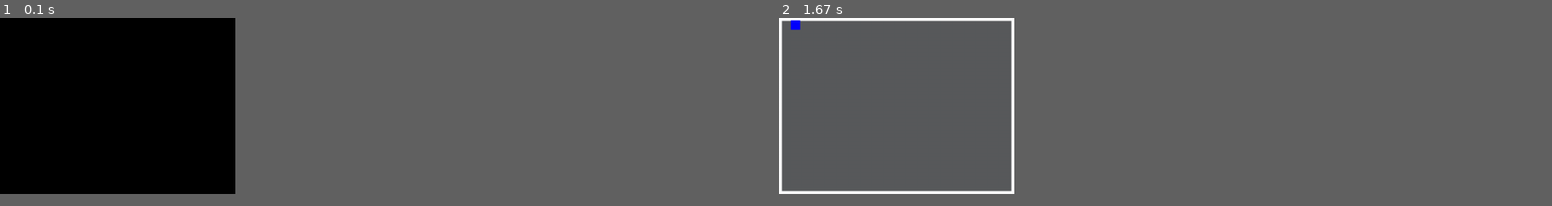
Above: before the commit, frames 1-2 (left to right).
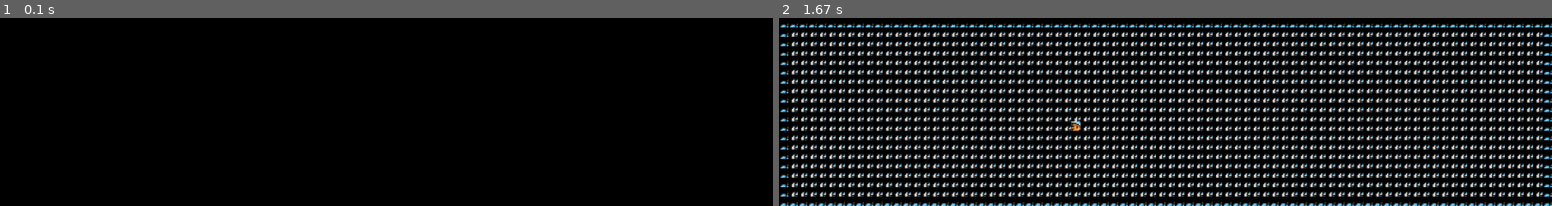
Above: after the commit, the same moments.

Repository: LouisJustinTALLOT/Hackathon-Bellon-Gstalter-Tallot
Game: pygame game, started from main.py
Two runs of this game, one before a commit and one after it. Both use one fixed random seed, a clock stepped at 60 frames per second and the inputs below.
Inputs:
- Up to frame 1 (0.1 s): no input
- Up to frame 2 (1.67 s): hold Up 0.83-1.3 s
In our replay, the window is 274x205 before the commit and 900x219 after it. These sizes can differ from the game's own. Grey fills any space a smaller window leaves; there, only what the larger window draws over its background counts as a difference.

The runs differ from the first frame. In frame 1, only the window size differs. In frame 2, 53% of the frame differs, in the area x 0-100%, y 0-100%.

Commit message:
affichage d'un bonnhomme

Diff:
--- a/display.py
+++ b/display.py
@@ -1,16 +1,16 @@
 import pygame as pg, sys
 from random import randint
+import src.get_levels as gl
+import numpy as np
 
 def init(n, m):
-    screen = init_display(n, m)
-    add_borders(screen, n, m)
+    screen = init_display(16*n, 16*m)
     return screen
 
 def init_display(n, m):
     screen = pg.display.set_mode((n, m))
     screen.fill((89, 90, 92))
     return screen
-
 
 def add_borders(screen, n, m):
     width = 5 # largeur du rectangle en pixels
@@ -26,3 +26,35 @@
         pg.draw.rect(screen, color, rect)
         rect = pg.Rect(i, m-5, width, height)
         pg.draw.rect(screen, color, rect)
+
+
+
+def affichage(screen, matrice):
+    images = [pg.image.load("images/sol.png"), pg.image.load("images/heros.png"), pg.image.load("images/mur.png")]
+    n, m = len(matrice), len(matrice[0])
+    for i in range(n):
+        for j in range(m):
+            screen.blit(images[matrice[i][j]], (16*i, 16*j))
+
+list_levels = gl.load_all_levels()
+mat = list_levels[0].matrice_niveau
+
+mat = np.array(mat)
+mat = mat.T
+n, m = len(mat), len(mat[0])
+
+screen = init(n, m)
+affichage(screen, mat)
+
+clock = pg.time.Clock()
+running = True
+while running:
+    clock.tick(1)
+    for event in pg.event.get():
+            if event.type == pg.QUIT:
+                running = False
+            elif event.type == pg.KEYDOWN:
+                if event.key == pg.K_q:
+                    running = False
+    pg.display.update()
+pg.quit()
Binary file added: images/heros.png
Binary file added: images/mur.png
Binary file added: images/sol.png
